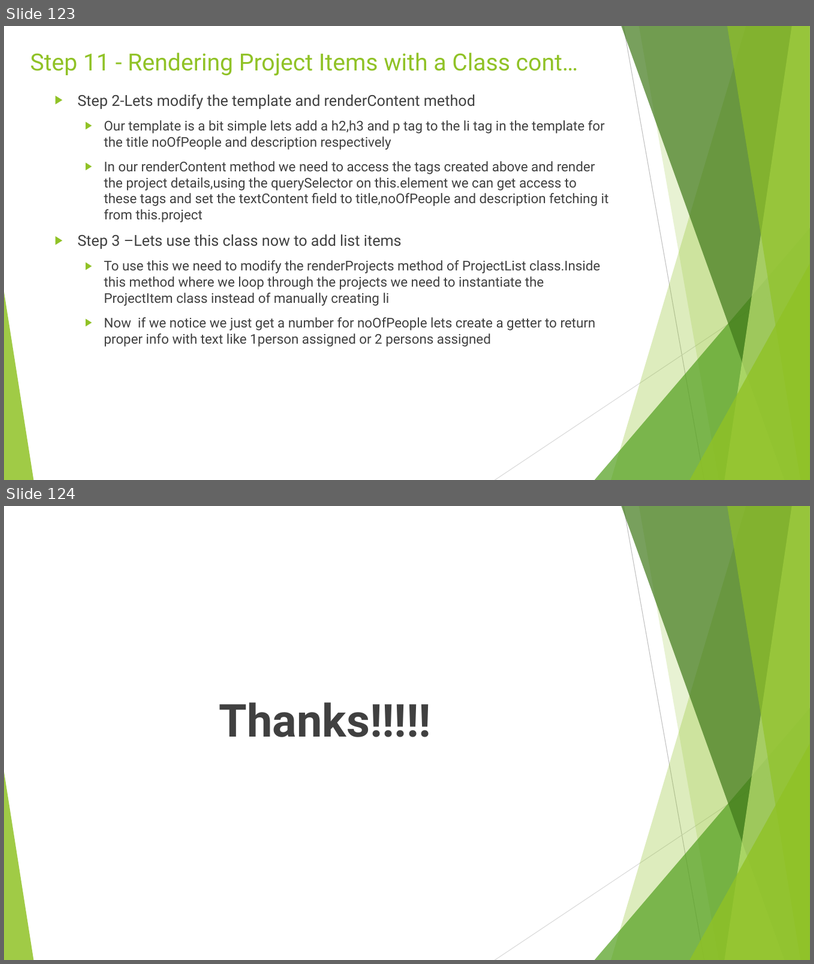
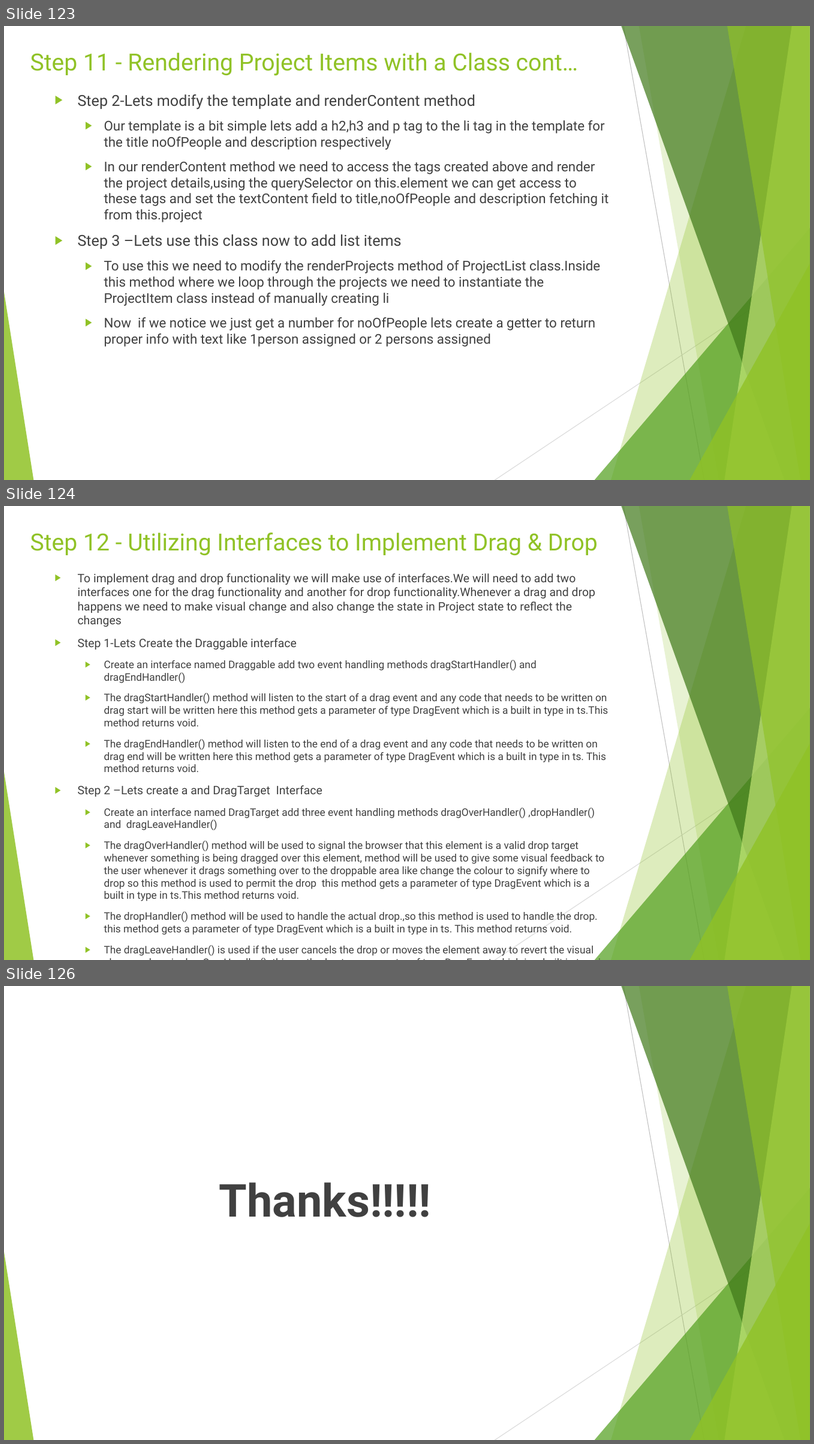
Before and after one commit to rudhrainfogain/TypeScript, a slide deck: PPT/TypeScriptv9.pptx. Shown one above the other, each under a label of ours: slides 123 and 124 before the commit, slides 123, 124 and 126 after it; the slides between them are not shown. The pictures are 814x964 and 814x1444 pixels, drawn with LibreOffice and Linux fonts; fonts in the diff are those of the drawing. Boxes give left, top, right and bottom in pixels: in the first picture for what was removed or moved away, otherwise in the second. Text is boxed around its words. In the diff, an @@ line names an element or a change of style, - is before the commit and + after.

Commit message:
Step 12 - Utilizing Interfaces to Implement Drag & Drop

```diff
--- a/PPT/TypeScriptv9.pptx
+++ b/PPT/TypeScriptv9.pptx
@@ slide 124 added at (4, 506, 810, 960), background #FFFFFF; not listed: 10 template elements that a slide beside it also shows @@
@@ title added at (30, 532, 598, 555), 28 pt, text #90C226 @@
+Step 12 - Utilizing Interfaces to Implement Drag & Drop
@@ text added at (78, 573, 608, 955), 12.4 pt, text #404040 @@
+▶ To implement drag and drop functionality we will make use of interfaces.We will need to add two interfaces one for the drag functionality and another for drop functionality.Whenever a drag and drop happens we need to make visual change and also change the state in Project state to reflect the changes
+▶ Step 1-Lets Create the Draggable interface
+  ▶ Create an interface named Draggable add two event handling methods dragStartHandler() and dragEndHandler()
+  ▶ The dragStartHandler() method will listen to the start of a drag event and any code that needs to be written on drag start will be written here this method gets a parameter of type DragEvent which is a built in type in ts.This method returns void.
+  ▶ The dragEndHandler() method will listen to the end of a drag event and any code that needs to be written on drag end will be written here this method gets a parameter of type DragEvent which is a built in type in ts. This method returns void.
+▶ Step 2 –Lets create a and DragTarget Interface
+  ▶ Create an interface named DragTarget add three event handling methods dragOverHandler() ,dropHandler() and dragLeaveHandler()
+  ▶ The dragOverHandler() method will be used to signal the browser that this element is a valid drop target whenever something is being dragged over this element, method will be used to give some visual feedback to the user whenever it drags something over to the droppable area like change the colour to signify where to drop so this method is used to permit the drop this method gets a parameter of type DragEvent which is a built in type in ts.This method returns void.
+  ▶ The dropHandler() method will be used to handle the actual drop.,so this method is used to handle the drop. this method gets a parameter of type DragEvent which is a built in type in ts. This method returns void.
+  ▶ The dragLeaveHandler() is used if the user cancels the drop or moves the element away to revert the visual changes done in dragOverHandler(). this method gets a parameter of type DragEvent which is a built in type in ts. This method returns void.
@@ what was slide 124 is now slide 126 @@
```
Also in this commit, not shown: 1 other slide added, 4 other files.
